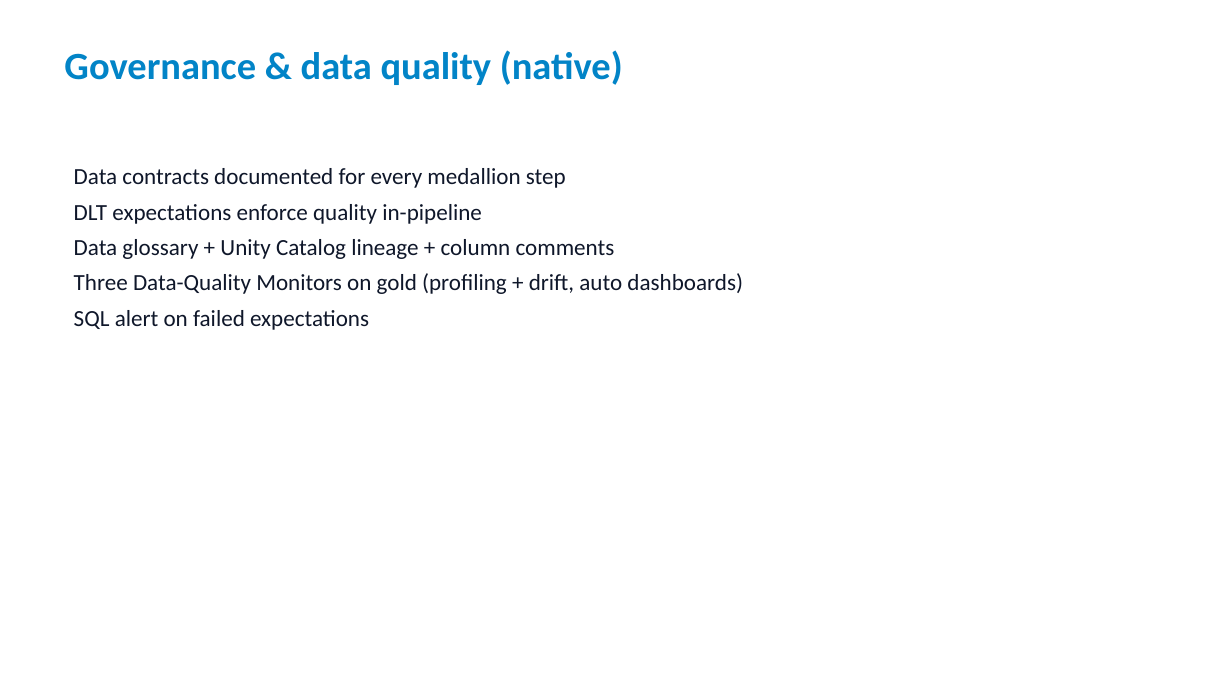
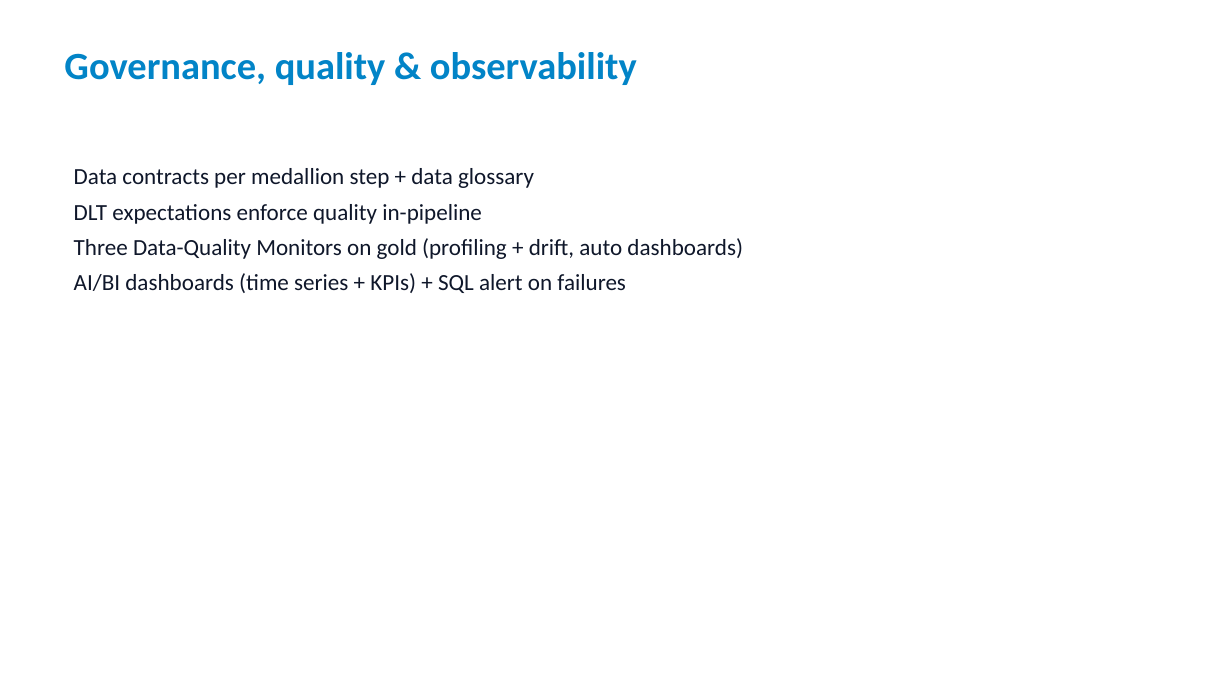
Before and after one commit to fuad-onate-evs/poc_databricks_evalueserve, a slide deck: slide 7 of docs/overview/poc-deck.pptx (slide 6 before the commit). Drawn at 1232x693 pixels with LibreOffice and Linux fonts; fonts in the diff are those of the drawing. Boxes give left, top, right and bottom in pixels: in the first picture for what was removed or moved away, otherwise in the second. Text is boxed around its words. In the diff, an @@ line names an element or a change of style, - is before the commit and + after.

Commit message:
docs: refresh deliverables — weather NASA star schema + marts + AI/BI dashboard (time series & KPIs)

```diff
--- a/docs/overview/poc-deck.pptx
+++ b/docs/overview/poc-deck.pptx
@@ text at bbox=[64, 52, 637, 85]: text changed @@
-Governance & data quality (native)
+Governance, quality & observability
@@ text at bbox=[74, 168, 534, 188]: text changed @@
-Data contracts documented for every medallion step
+Data contracts per medallion step + data glossary
@@ text at bbox=[74, 239, 615, 259]: paragraph removed @@
-Data glossary + Unity Catalog lineage + column comments
@@ text at bbox=[74, 273, 626, 293]: text changed @@
-SQL alert on failed expectations
+AI/BI dashboards (time series + KPIs) + SQL alert on failures
```
Also in this commit, not shown: 3 other slides changed, 1 slide added, 1 slide removed, 6 other files.
